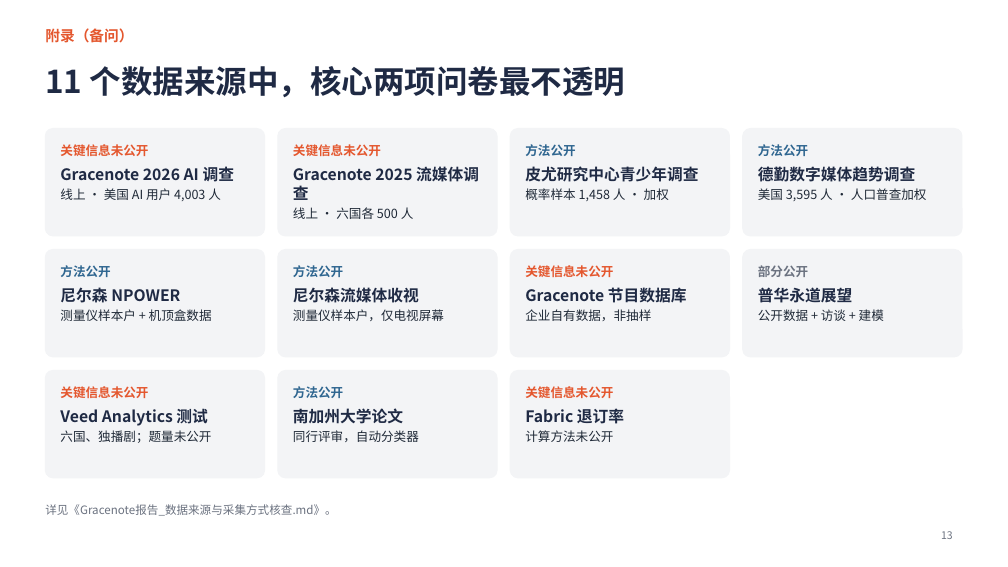
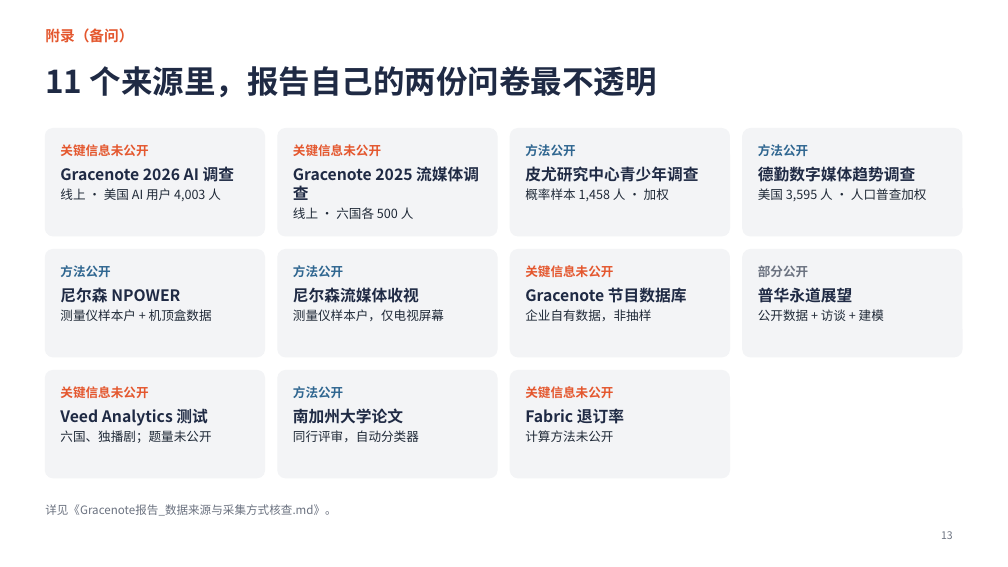
Before and after one commit to jayleo113/ppt, a slide deck: slide 13 of Gracenote报告解读_课堂汇报.pptx. Drawn at 1008x567 pixels with LibreOffice and Linux fonts; fonts in the diff are those of the drawing. Boxes give left, top, right and bottom in pixels: in the first picture for what was removed or moved away, otherwise in the second. Text is boxed around its words. In the diff, an @@ line names an element or a change of style, - is before the commit and + after.

```diff
--- a/Gracenote报告解读_课堂汇报.pptx
+++ b/Gracenote报告解读_课堂汇报.pptx
@@ title at box(45, 66, 657, 97): text changed @@
-11 个数据来源中，核心两项问卷最不透明
+11 个来源里，报告自己的两份问卷最不透明
```
Also in this commit, not shown: 12 other slides changed, 4 other files.
